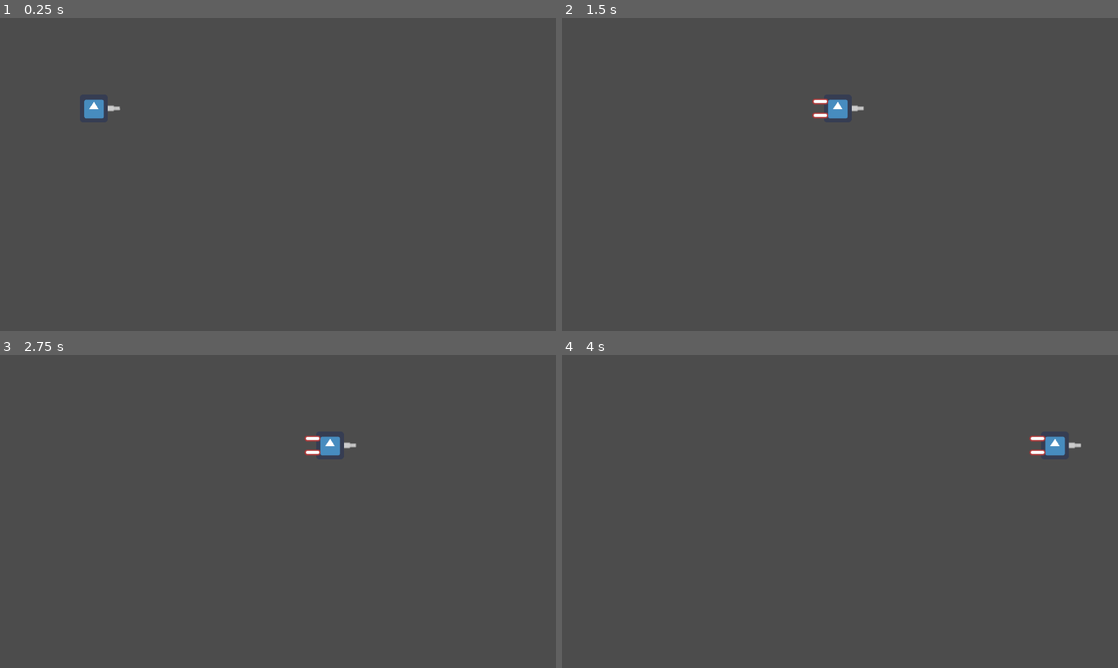
Above: before the commit, frames 1-4 (two rows, left to right).
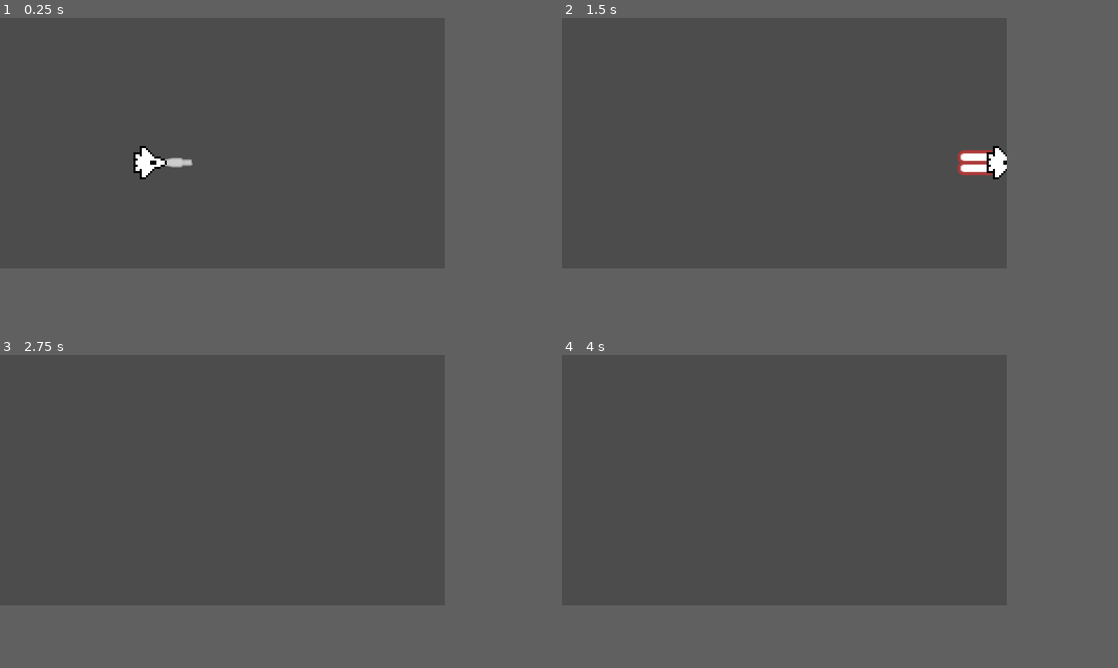
Above: after the commit, the same moments.

Repository: fguillen/FlyingCandies
Game: Godot game, scene res://SpaceShooterScene.tscn
Two runs of this game, one before a commit and one after it. Both use one fixed random seed, a clock stepped at 60 frames per second and the inputs below. This scene is started directly instead of the project's main scene. The engine's default icon, where the game draws it, is replaced by a stand-in: a white triangle on a blue panel in a dark square.
Inputs:
- Up to frame 1 (0.25 s): no input
- Up to frame 2 (1.5 s): tap Enter (ui_accept) at 0.5, 0.77 s; hold Right (ui_right) from 0.53 s (still down)
- Up to frame 3 (2.75 s): tap Enter (ui_accept) at 1.52 s; release Right (ui_right) at 2.03 s; hold Left (ui_left) from 2.03 s (still down)
- Up to frame 4 (4 s): release Left (ui_left) at 2.78 s; hold Right (ui_right) from 2.78 s (still down); tap Enter (ui_accept) at 3.02, 3.77 s
The window is 800x450 before the commit and 640x360 after it. Grey fills any space a smaller window leaves; there, only what the larger window draws over its background counts as a difference.

The runs differ from the first frame. In frame 1, 0.8% of the frame differs, in the area x 15-35%, y 26-52%; in frame 2, 1.1%, in the area x 45-80%, y 25-52%; in frame 3, 0.4%; in frame 4, 0.4%.

Commit message:
Engine change size

Diff:
--- /dev/null
+++ b/Common/MathUtils.gd
@@ -0,0 +1 @@
+# Not implemented
--- a/Player.gd
+++ b/Player.gd
@@ -8,3 +8,5 @@
 func _ready():
 	var weapon = WeaponDefault.instance()
 	weapon_manager.add_weapon(weapon)
+
+	ship_engine.setup(self)
--- a/Player.tscn
+++ b/Player.tscn
@@ -1,6 +1,6 @@
 [gd_scene load_steps=14 format=2]
 
-[ext_resource path="res://icon.png" type="Texture" id=1]
+[ext_resource path="res://Assets/Ship.png" type="Texture" id=1]
 [ext_resource path="res://Character/StateMachine.gd" type="Script" id=2]
 [ext_resource path="res://Character/StateMove.gd" type="Script" id=3]
 [ext_resource path="res://Character/StateIdle.gd" type="Script" id=4]
@@ -81,7 +81,25 @@
 [node name="StateMove" type="Node" parent="StateMachine"]
 script = ExtResource( 3 )
 
+[node name="ShipEngine" type="Node2D" parent="."]
+position = Vector2( 7.99999, 0.0102142 )
+scale = Vector2( 1, 1 )
+script = ExtResource( 8 )
+
+[node name="Sprite" type="Sprite" parent="ShipEngine"]
+position = Vector2( -15.9898, -8.02042 )
+rotation = -1.5708
+texture = ExtResource( 9 )
+offset = Vector2( 0, -20 )
+
+[node name="Sprite2" type="Sprite" parent="ShipEngine"]
+position = Vector2( -16.0102, 7.97956 )
+rotation = -1.5708
+texture = ExtResource( 9 )
+offset = Vector2( 0, -20 )
+
 [node name="Sprite" type="Sprite" parent="."]
+scale = Vector2( 3, 3 )
 texture = ExtResource( 1 )
 
 [node name="CollisionShape2D" type="CollisionShape2D" parent="."]
@@ -92,16 +110,3 @@
 autoplay = "Idle"
 anims/Idle = SubResource( 2 )
 anims/Move = SubResource( 3 )
-
-[node name="ShipEngine" type="Node2D" parent="."]
-script = ExtResource( 8 )
-
-[node name="Sprite" type="Sprite" parent="ShipEngine"]
-position = Vector2( -40, -16 )
-rotation = -1.5708
-texture = ExtResource( 9 )
-
-[node name="Sprite2" type="Sprite" parent="ShipEngine"]
-position = Vector2( -40, 16 )
-rotation = -1.5708
-texture = ExtResource( 9 )
--- a/ShipEngine.gd
+++ b/ShipEngine.gd
@@ -3,10 +3,31 @@
 
 export(Array) var sprites: = []
 
+const MIN_SCALE = 0.5
+const MAX_SCALE = 1.5
+
+
+var power = 0.0
+var character
+
 func _ready():
 	for child in get_children():
 		if child is Sprite:
 			sprites.append(child)
+
+func setup(_character:Character):
+	self.character = _character
+
+func _process(_delta):
+	set_power(character.movement_manager.velocity.length() / character.movement_manager.MAX_SPEED)
+
+func set_power(value:float):
+	power = value
+	if power > 0:
+		activate()
+		scale(lerp(MIN_SCALE, MAX_SCALE, power))
+	else:
+		deactivate()
 
 func activate():
 	for sprite in sprites:
@@ -15,3 +36,7 @@
 func deactivate():
 	for sprite in sprites:
 		sprite.set_visible(false)
+
+func scale(value:float):
+	for sprite in sprites:
+		sprite.set_scale(Vector2(value, value))
--- a/project.godot
+++ b/project.godot
@@ -110,14 +110,38 @@
 
 [display]
 
-window/size/width=1280
-window/size/height=720
+window/size/width=640
+window/size/height=360
 window/size/resizable=false
 window/stretch/aspect="keep"
 
 [gui]
 
 common/drop_mouse_on_gui_input_disabled=true
+
+[importer_defaults]
+
+texture={
+"compress/bptc_ldr": 0,
+"compress/hdr_mode": 0,
+"compress/lossy_quality": 0.7,
+"compress/mode": 0,
+"compress/normal_map": 0,
+"detect_3d": false,
+"flags/anisotropic": false,
+"flags/filter": false,
+"flags/mipmaps": false,
+"flags/repeat": 0,
+"flags/srgb": 2,
+"process/HDR_as_SRGB": false,
+"process/fix_alpha_border": true,
+"process/invert_color": false,
+"process/normal_map_invert_y": false,
+"process/premult_alpha": false,
+"size_limit": 0,
+"stream": false,
+"svg/scale": 1.0
+}
 
 [physics]
 
Binary file added: Assets/Bullet.png
Not shown, added: Assets/Bullet.png.import
Binary file added: Assets/Enemy.png
Not shown, added: Assets/Enemy.png.import
Not shown, added: Assets/Explode.wav.import
Binary file added: Assets/Explosion.png
Not shown, added: Assets/Explosion.png.import
Not shown, added: Assets/Hit.wav.import
Not shown, added: Assets/Laser.wav.import
Not shown, added: Assets/Music.ogg.import
Binary file added: Assets/PixelRPG.ttf
Binary file added: Assets/Ship.png
(and 7 more such lines)
